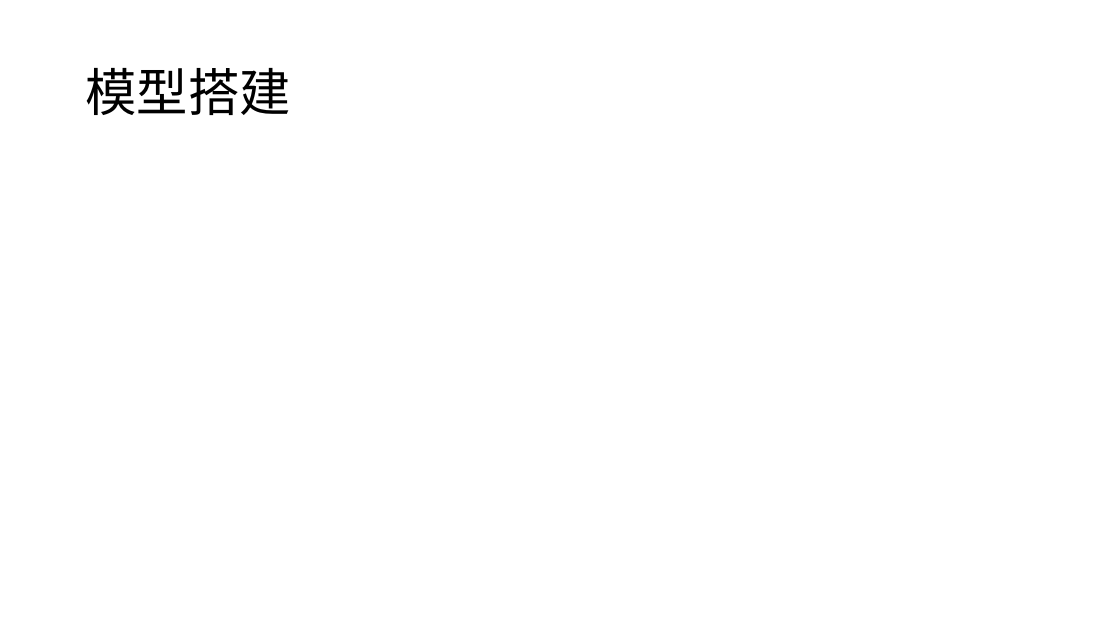
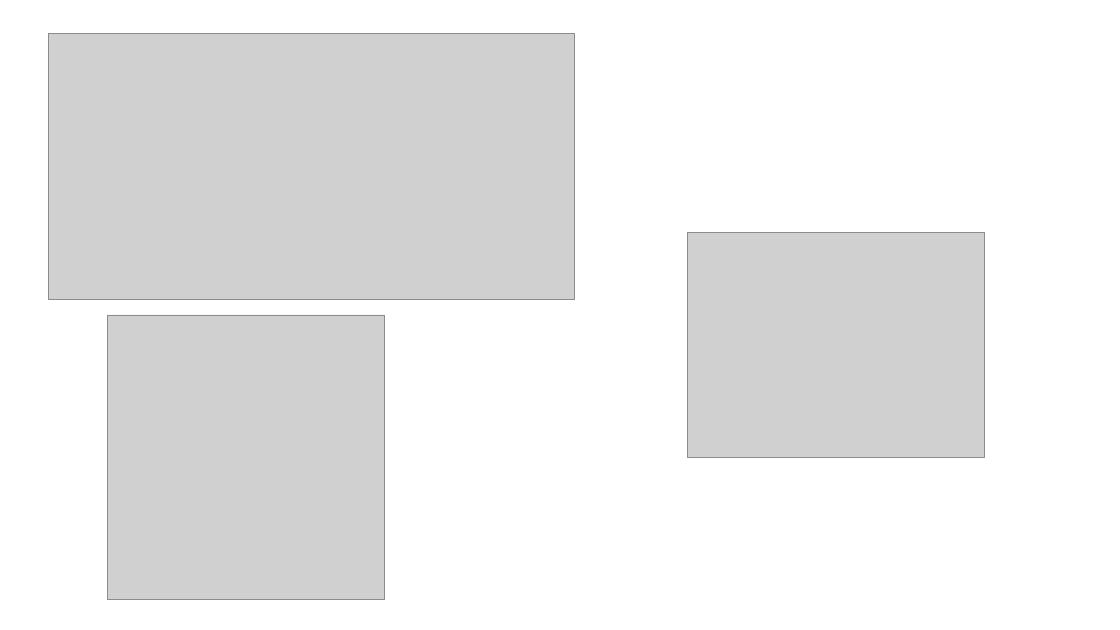
Before and after one commit to H5iao-1/cv21b.programming, a slide deck: slide 4 of cv21b.programming01/result/181250168 薛人玮.pptx. Drawn at 1120x630 pixels with LibreOffice and Linux fonts; fonts in the diff are those of the drawing; grey boxes stand for pictures. Boxes give left, top, right and bottom in pixels: in the first picture for what was removed or moved away, otherwise in the second. Text is boxed around its words. In the diff, an @@ line names an element or a change of style, - is before the commit and + after.

```diff
--- a/cv21b.programming01/result/181250168 薛人玮.pptx
+++ b/cv21b.programming01/result/181250168 薛人玮.pptx
@@ picture added at <box>48,34,574,300</box> @@
@@ title removed at <box>85,68,290,115</box> @@
-模型搭建
@@ picture added at <box>687,233,985,458</box> @@
@@ picture added at <box>108,315,385,599</box> @@
```
Also in this commit, not shown: 4 slides added, 5 other files.
